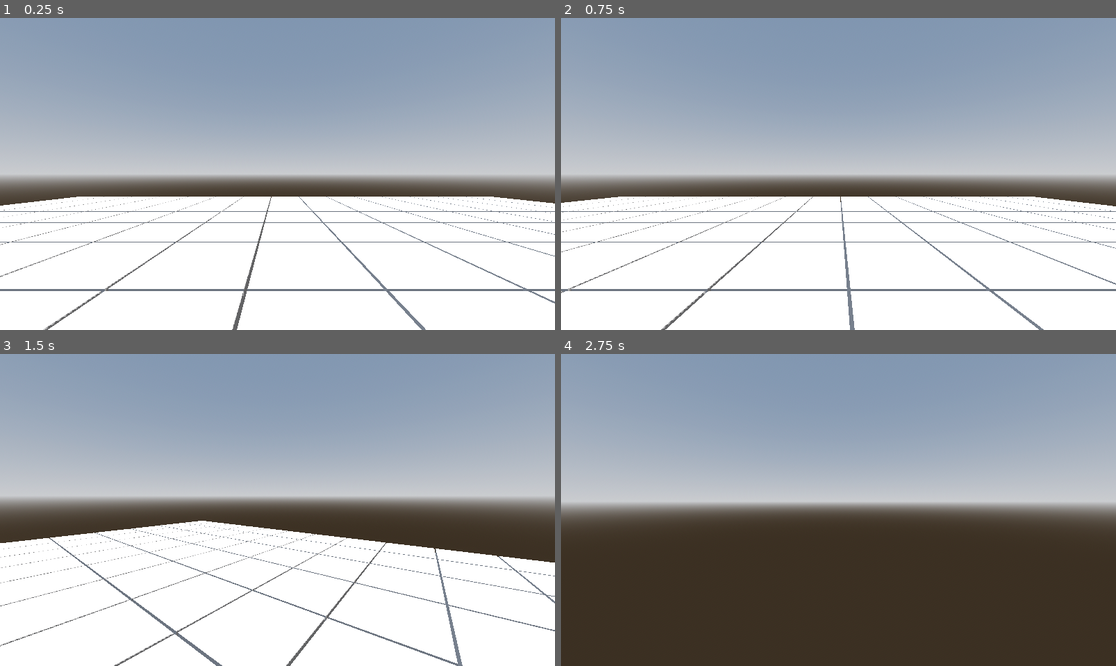
Above: before the commit, frames 1-4 (two rows, left to right).
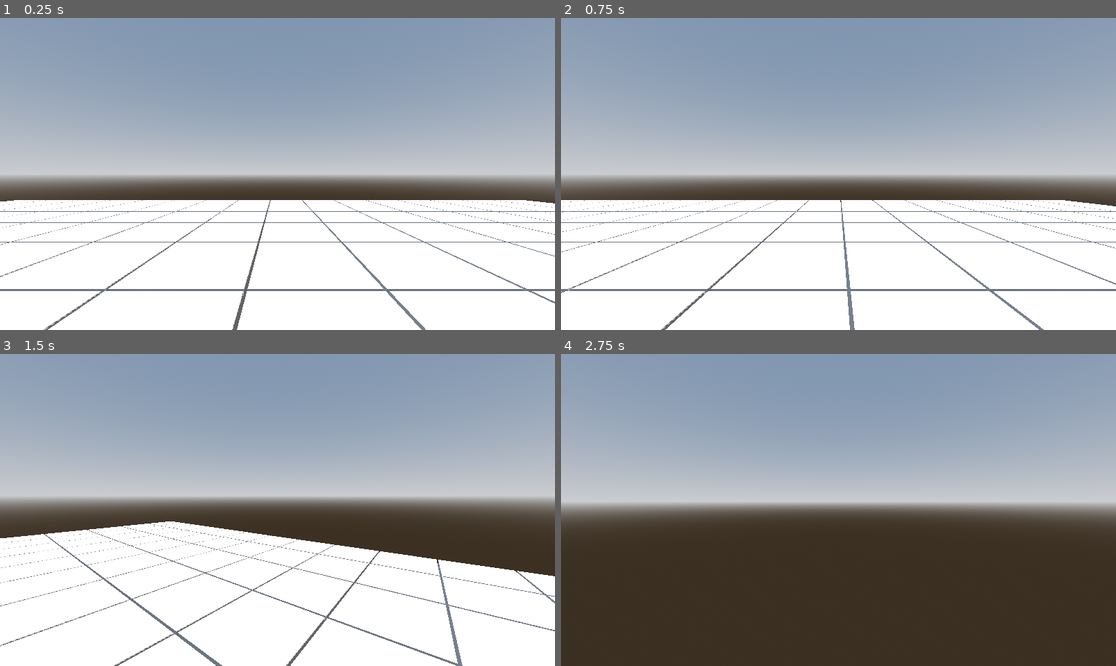
Above: after the commit, the same moments.

Repository: jaFriend/Isosweeper
Game: Godot game, scene res://scenes/placeholder.tscn
The game is run twice, just before and just after one commit, with the same random seed, the same clock (stepped at 60 frames per second) and the same inputs.
Inputs (mouse positions are in pixels of both pictures, inside the frame that each line leads up to):
- Up to frame 1 (0.25 s): no input
- Up to frame 2 (0.75 s): tap Enter at 0.5 s; move the mouse to (960, 158) at 0.52 s; hold D (movement_right) from 0.53 s (still down); tap E (input_selection) at 0.6 s; click (960, 158) at 0.67 s
- Up to frame 3 (1.5 s): tap Space (movement_jump) at 0.77 s; move the mouse to (249, 510) at 1.27 s; release D (movement_right) at 1.28 s; hold W (movement_forwards) from 1.28 s (still down); tap V (movement_freefly) at 1.35 s
- Up to frame 4 (2.75 s): keep holding W (movement_forwards); tap Space (movement_jump) at 1.52 s; move the mouse to (849, 503) at 2.02 s; tap Shift (movement_sprint) at 2.1 s

The runs differ from the first frame. In frame 1, 1.0% of the frame differs, in the area x 0-94%, y 57-61%; in frame 2, 0.9%; in frame 3, 2.3%, in the area x 0-100%, y 53-72%; in frame 4, nothing differs.

Commit message:
Changed 3D text to 2D text
Issues in creating new meshes for each instance
Might revert, need to figure out MultiMeshInstance3D

Diff:
--- a/scenes/tile.tscn
+++ b/scenes/tile.tscn
@@ -16,70 +16,6 @@
 
 [sub_resource type="BoxShape3D" id="BoxShape3D_uiyn6"]
 
-[sub_resource type="StandardMaterial3D" id="StandardMaterial3D_ywnoi"]
-albedo_color = Color(0, 0, 1, 1)
-
-[sub_resource type="TextMesh" id="TextMesh_3dk36"]
-material = SubResource("StandardMaterial3D_ywnoi")
-text = "1"
-font_size = 96
-
-[sub_resource type="StandardMaterial3D" id="StandardMaterial3D_jy7pm"]
-albedo_color = Color(0, 0.735357, 0, 1)
-
-[sub_resource type="TextMesh" id="TextMesh_ywnoi"]
-material = SubResource("StandardMaterial3D_jy7pm")
-text = "2"
-font_size = 96
-
-[sub_resource type="StandardMaterial3D" id="StandardMaterial3D_q7utx"]
-albedo_color = Color(1, 0, 0, 1)
-
-[sub_resource type="TextMesh" id="TextMesh_jy7pm"]
-material = SubResource("StandardMaterial3D_q7utx")
-text = "3"
-font_size = 96
-
-[sub_resource type="StandardMaterial3D" id="StandardMaterial3D_6p3j2"]
-albedo_color = Color(0, 0, 0.735357, 1)
-
-[sub_resource type="TextMesh" id="TextMesh_q7utx"]
-material = SubResource("StandardMaterial3D_6p3j2")
-text = "4"
-font_size = 96
-
-[sub_resource type="StandardMaterial3D" id="StandardMaterial3D_gtpg2"]
-albedo_color = Color(0.735357, 0, 0, 1)
-
-[sub_resource type="TextMesh" id="TextMesh_6p3j2"]
-material = SubResource("StandardMaterial3D_gtpg2")
-text = "5"
-font_size = 96
-
-[sub_resource type="StandardMaterial3D" id="StandardMaterial3D_a2bny"]
-albedo_color = Color(0, 0.735357, 0.735357, 1)
-
-[sub_resource type="TextMesh" id="TextMesh_gtpg2"]
-material = SubResource("StandardMaterial3D_a2bny")
-text = "6"
-font_size = 96
-
-[sub_resource type="StandardMaterial3D" id="StandardMaterial3D_284l3"]
-albedo_color = Color(0, 0, 0, 1)
-
-[sub_resource type="TextMesh" id="TextMesh_a2bny"]
-material = SubResource("StandardMaterial3D_284l3")
-text = "7"
-font_size = 96
-
-[sub_resource type="StandardMaterial3D" id="StandardMaterial3D_3dk36"]
-albedo_color = Color(0.735357, 0.735357, 0.735357, 1)
-
-[sub_resource type="TextMesh" id="TextMesh_284l3"]
-material = SubResource("StandardMaterial3D_3dk36")
-text = "8"
-font_size = 96
-
 [node name="Tile" type="StaticBody3D" unique_id=1747647835]
 collision_layer = 3
 script = ExtResource("1_3dk36")
@@ -94,42 +30,9 @@
 [node name="Block_col" type="CollisionShape3D" parent="." unique_id=2101654264]
 shape = SubResource("BoxShape3D_uiyn6")
 
-[node name="AdjacentMines1" type="MeshInstance3D" parent="." unique_id=1841773777]
-transform = Transform3D(1, 0, 0, 0, -4.371139e-08, 1, 0, -1, -4.371139e-08, 0, 0.5124022, 0)
+[node name="AdjacentMines" type="Label3D" parent="." unique_id=1532298724]
+transform = Transform3D(0.2, 0, 0, 0, -8.742278e-09, 0.2, 0, -0.2, -8.742278e-09, 0, 0.5012755, 0)
 visible = false
-mesh = SubResource("TextMesh_3dk36")
-
-[node name="AdjacentMines2" type="MeshInstance3D" parent="." unique_id=595566817]
-transform = Transform3D(1, 0, 0, 0, -4.371139e-08, 1, 0, -1, -4.371139e-08, 0, 0.5124022, 0)
-visible = false
-mesh = SubResource("TextMesh_ywnoi")
-
-[node name="AdjacentMines3" type="MeshInstance3D" parent="." unique_id=761278895]
-transform = Transform3D(1, 0, 0, 0, -4.371139e-08, 1, 0, -1, -4.371139e-08, 0, 0.5124022, 0)
-visible = false
-mesh = SubResource("TextMesh_jy7pm")
-
-[node name="AdjacentMines4" type="MeshInstance3D" parent="." unique_id=1581957422]
-transform = Transform3D(1, 0, 0, 0, -4.371139e-08, 1, 0, -1, -4.371139e-08, 0, 0.5124022, 0)
-visible = false
-mesh = SubResource("TextMesh_q7utx")
-
-[node name="AdjacentMines5" type="MeshInstance3D" parent="." unique_id=190853737]
-transform = Transform3D(1, 0, 0, 0, -4.371139e-08, 1, 0, -1, -4.371139e-08, 0, 0.5124022, 0)
-visible = false
-mesh = SubResource("TextMesh_6p3j2")
-
-[node name="AdjacentMines6" type="MeshInstance3D" parent="." unique_id=1377852570]
-transform = Transform3D(1, 0, 0, 0, -4.371139e-08, 1, 0, -1, -4.371139e-08, 0, 0.5124022, 0)
-visible = false
-mesh = SubResource("TextMesh_gtpg2")
-
-[node name="AdjacentMines7" type="MeshInstance3D" parent="." unique_id=1290632840]
-transform = Transform3D(1, 0, 0, 0, -4.371139e-08, 1, 0, -1, -4.371139e-08, 0, 0.5124022, 0)
-visible = false
-mesh = SubResource("TextMesh_a2bny")
-
-[node name="AdjacentMines8" type="MeshInstance3D" parent="." unique_id=1241402832]
-transform = Transform3D(1, 0, 0, 0, -4.371139e-08, 1, 0, -1, -4.371139e-08, 0, 0.5124022, 0)
-visible = false
-mesh = SubResource("TextMesh_284l3")
+text = "T"
+font_size = 1024
+outline_size = 32
--- a/scripts/cell.gd
+++ b/scripts/cell.gd
@@ -35,6 +35,3 @@
 
 func toggle_flagged() -> void:
 	self.is_flagged = !self.is_flagged
-
-func mine_cell() -> void:
-	self.is_revealed = true
--- a/scripts/level.gd
+++ b/scripts/level.gd
@@ -1,7 +1,7 @@
 extends Node
 
-@export var width: int = 15
-@export var height: int = 15
+@export var width: int = 16
+@export var height: int = 12
 @export var mines: int = 20
 @export var tile_scene: PackedScene = preload("res://scenes/tile.tscn")
 var grid_level: Grid
@@ -24,6 +24,7 @@
 	print("Execution Time: %d μs (%.3f ms)" % [total_time_usec, total_time_msec])
 	tiles_map = {}
 	_generate_3d_grid()
+
 	print("Generated grid")
 
 	GameEvents.player_send_vector2i.connect(_mine_grid)
@@ -60,4 +61,6 @@
 	tiles_map[pos]._reveal()
 
 	if cells_shown == cells_left:
+		#var victory_label: Node = get_node("../Victory")
+		#victory_label.visible = true
 		print("Victory")
--- a/scripts/mine_grid.gd
+++ b/scripts/mine_grid.gd
@@ -92,13 +92,15 @@
 		if not cell or cell.mined() or cell.flagged():
 			continue
 
-		if cell.mines == 0:
-			for adjacent_index in ADJACENT_INDEXES:
-				var adj_cell: Cell = _get_cell_in_bounds(cell_pos + adjacent_index)
-				if adj_cell and not adj_cell.is_mine():
-					cell_queue.push_back(cell_pos + adjacent_index)
 		cell.mine()
 		if self.late_generation:
 			self.late_generation = false
 			_generate_mines()
+
+		if cell.mines == 0:
+			for adjacent_index in ADJACENT_INDEXES:
+				var adj_cell: Cell = _get_cell_in_bounds(cell_pos + adjacent_index)
+				if adj_cell and not adj_cell.is_mine() and not adj_cell.is_revealed:
+					cell_queue.push_back(cell_pos + adjacent_index)
+
 		reveal_cell.emit(cell_pos)
--- a/scripts/tile.gd
+++ b/scripts/tile.gd
@@ -33,14 +33,6 @@
 	if value == 9:
 		return
 	self.adj_mines_value = value
-	return
-	#var adj_mines: Node = get_node("AdjacentMines" + str(value))
-	#adj_mines.mesh = adj_mines.mesh.duplicate()
-	#adj_mines.mesh.text = str(value)
-	#self.adj_mines_value = value
-	#adj_mines.mesh.material = adj_mines.mesh.material.duplicate()
-	#adj_mines.mesh.material.albedo_color = MINE_COLORS[value]
-	#adj_mines.visible = false
 
 func _update_visual() -> void:
 	match state:
@@ -52,7 +44,9 @@
 			if self.adj_mines_value == 0:
 				return
 
-			var adj_mines: Node = get_node("AdjacentMines" + str(self.adj_mines_value))
+			var adj_mines: Node = get_node("AdjacentMines")
+			adj_mines.text = str(self.adj_mines_value)
+			adj_mines.modulate = MINE_COLORS[self.adj_mines_value]
 			adj_mines.visible = true
 
 func _reveal() -> void:
